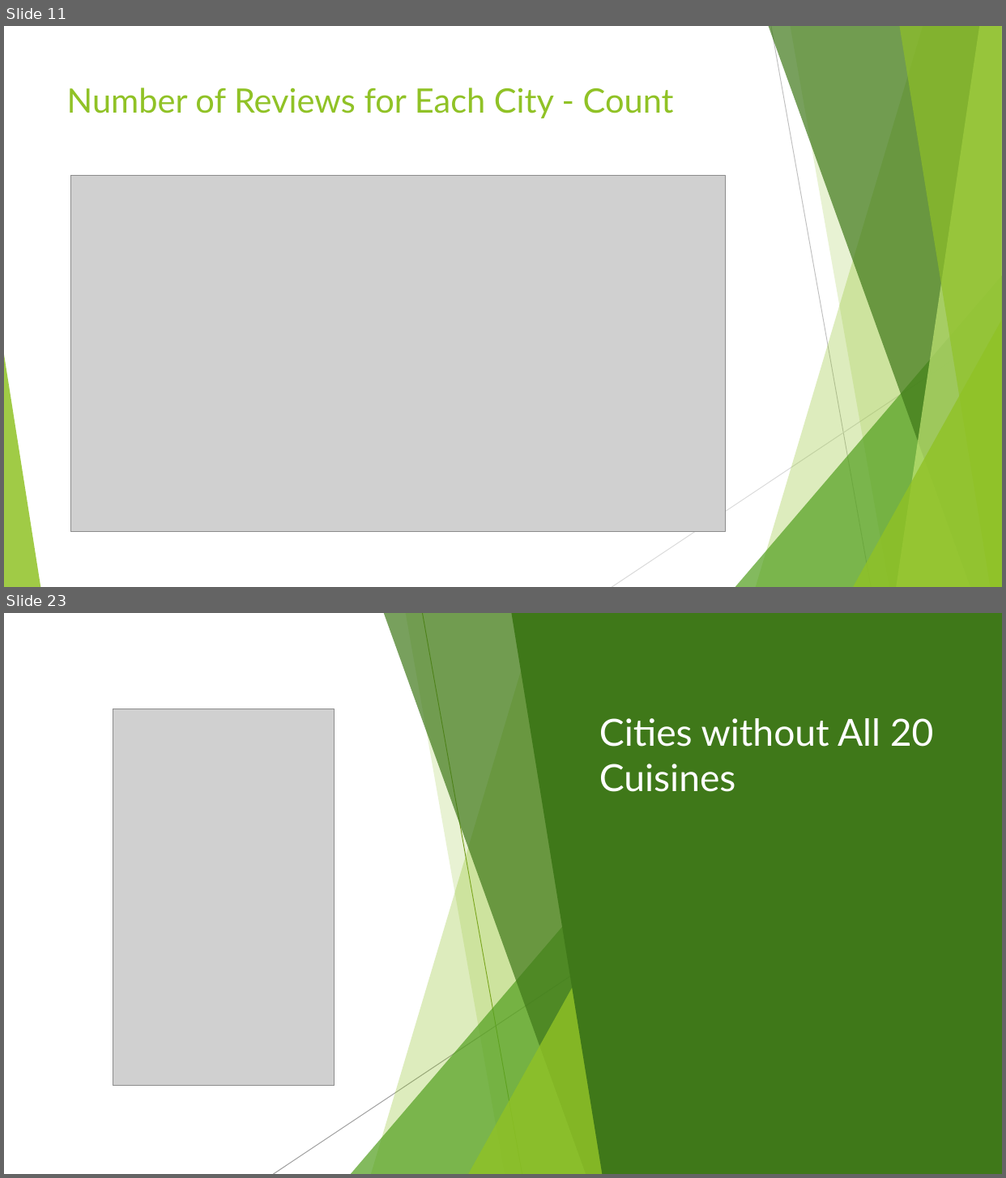
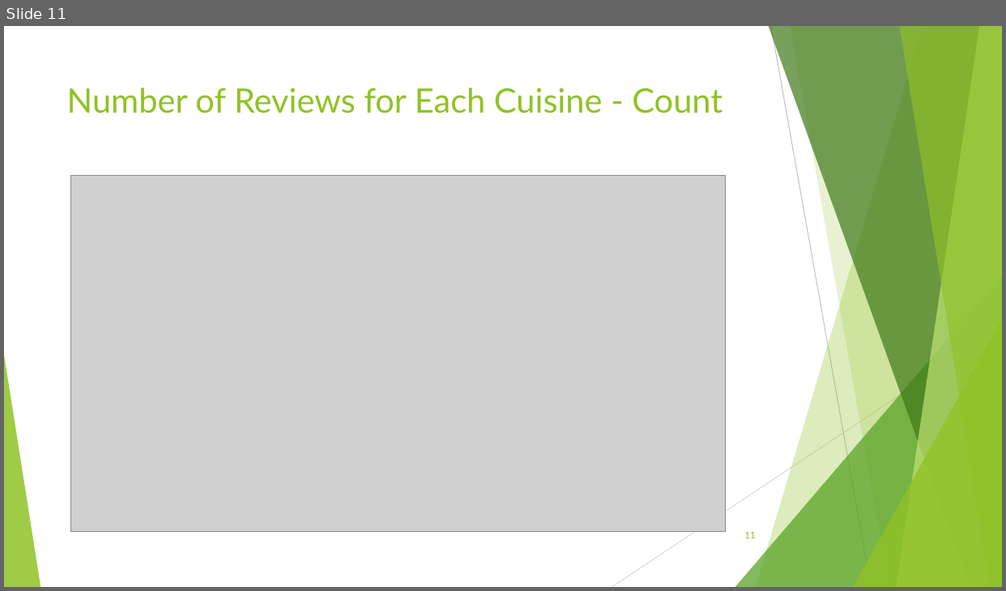
Before and after one commit to Cnw695/Project_1, a slide deck: final_project_one_slides.pptx. Shown one above the other, each under a label of ours: slides 11 and 23 before the commit, slide 11 after it; the slides between them are not shown. The pictures are 1006x1178 and 1006x591 pixels, drawn with LibreOffice and Linux fonts; fonts in the diff are those of the drawing; grey boxes stand for pictures. Boxes give left, top, right and bottom in pixels: in the first picture for what was removed or moved away, otherwise in the second. Text is boxed around its words. In the diff, an @@ line names an element or a change of style, - is before the commit and + after.

```diff
--- a/final_project_one_slides.pptx
+++ b/final_project_one_slides.pptx
@@ slide 23 removed at (4,613,1002,1174), background #FFFFFF; not listed: 10 template elements that a slide beside it also shows @@
@@ rectangle removed at (4,613,1002,1174) @@
@@ freeform shape removed at (371,613,617,1174) @@
@@ freeform shape removed at (384,613,617,1174) @@
@@ freeform shape removed at (405,613,617,1174) @@
@@ line removed from (423, 613) to (522, 1174) @@
@@ freeform shape removed at (512,613,1002,1174) @@
@@ picture removed at (113,709,334,1086) @@
@@ title removed at (599,718,934,792) @@
-Cities without All 20 Cuisines
@@ triangle removed at (351,862,617,1174) @@
@@ line removed from (663, 914) to (274, 1174) @@
@@ triangle removed at (468,907,617,1174) @@
@@ slide 11 changed as well @@
@@ title at (67,88,722,113): text changed @@
-Number of Reviews for Each City - Count
+Number of Reviews for Each Cuisine - Count
@@ page number added at (744,531,755,539), 9 pt, text #90C226 @@
+11
```
Also in this commit, not shown: 12 other slides changed, 13 slides added, 11 other slides removed, 10 other files.
